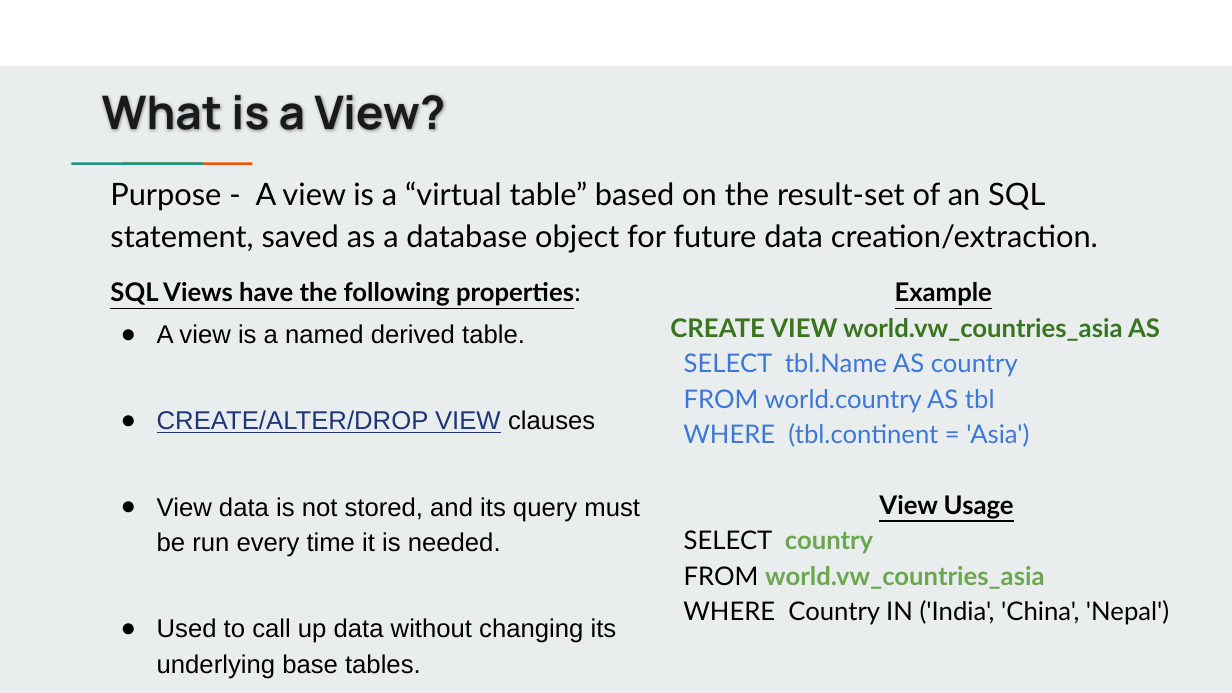
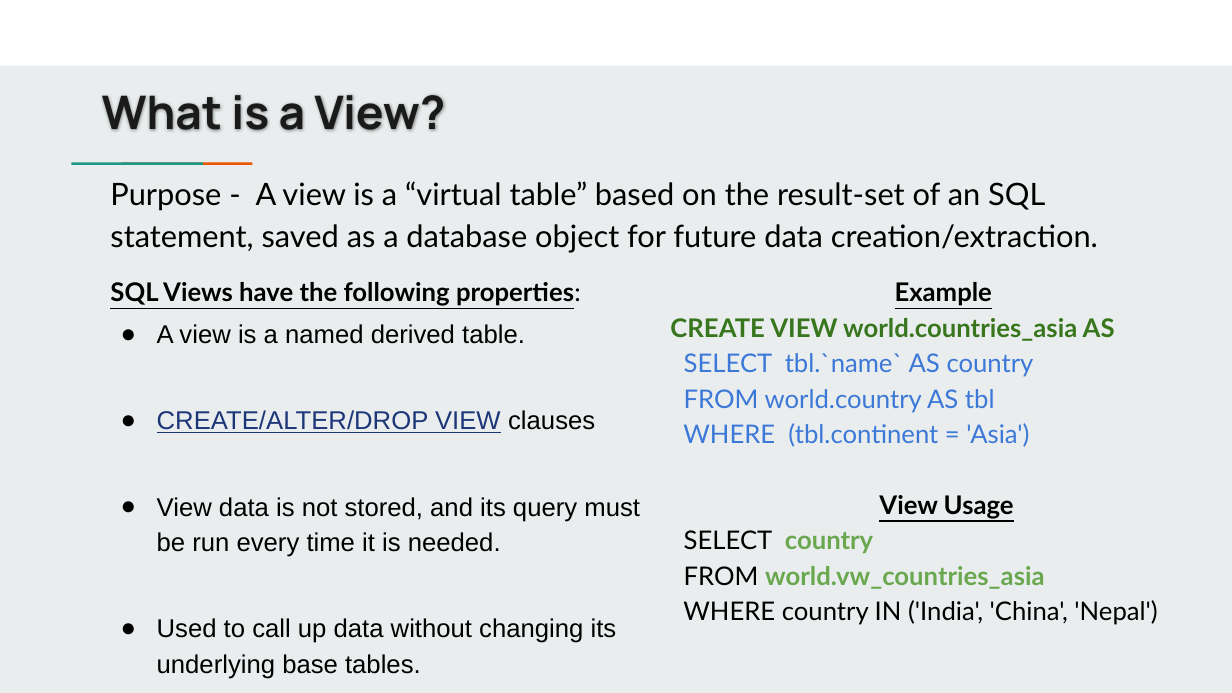
Before and after one commit to jbergmann56/OSDA-DataManipulationAndManagement, a slide deck: slide 11 of Lectures/(3) Extracting & Storing Data.pptx. Drawn at 1232x693 pixels with LibreOffice and Linux fonts; fonts in the diff are those of the drawing. Boxes give left, top, right and bottom in pixels: in the first picture for what was removed or moved away, otherwise in the second. Text is boxed around its words. In the diff, an @@ line names an element or a change of style, - is before the commit and + after.

```diff
--- a/Lectures/(3) Extracting & Storing Data.pptx
+++ b/Lectures/(3) Extracting & Storing Data.pptx
@@ text at <box>670,318,1115,377</box>: text changed @@
-CREATE VIEW world.vw_countries_asia AS
-SELECT tbl.Name AS country
+CREATE VIEW world.countries_asia AS
+SELECT tbl.`name` AS country
@@ text at <box>683,600,1157,625</box>: text changed @@
-WHERE Country IN ('India', 'China', 'Nepal')
+WHERE country IN ('India', 'China', 'Nepal')
```
Also in this commit, not shown: 1 other slide changed, 2 slides added, 12 other files.
